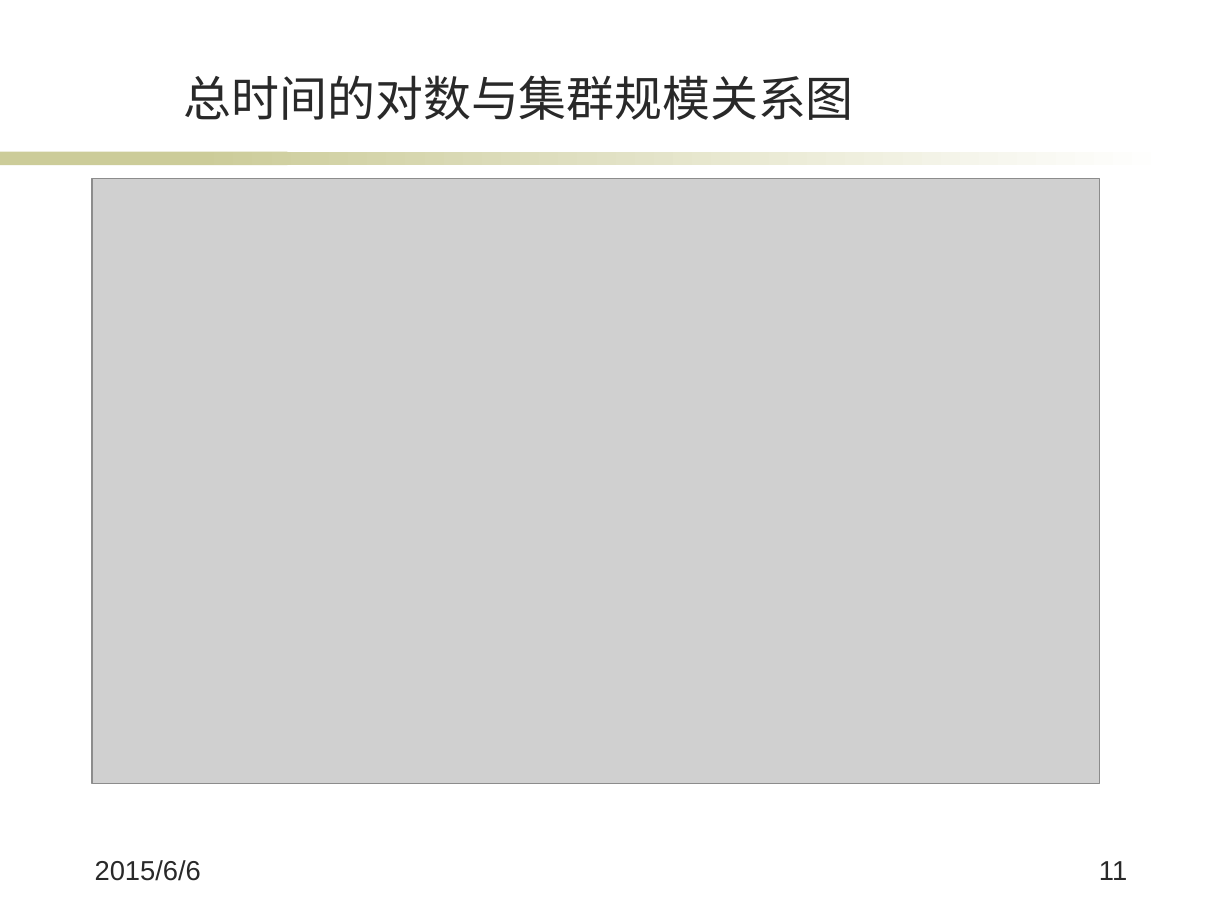
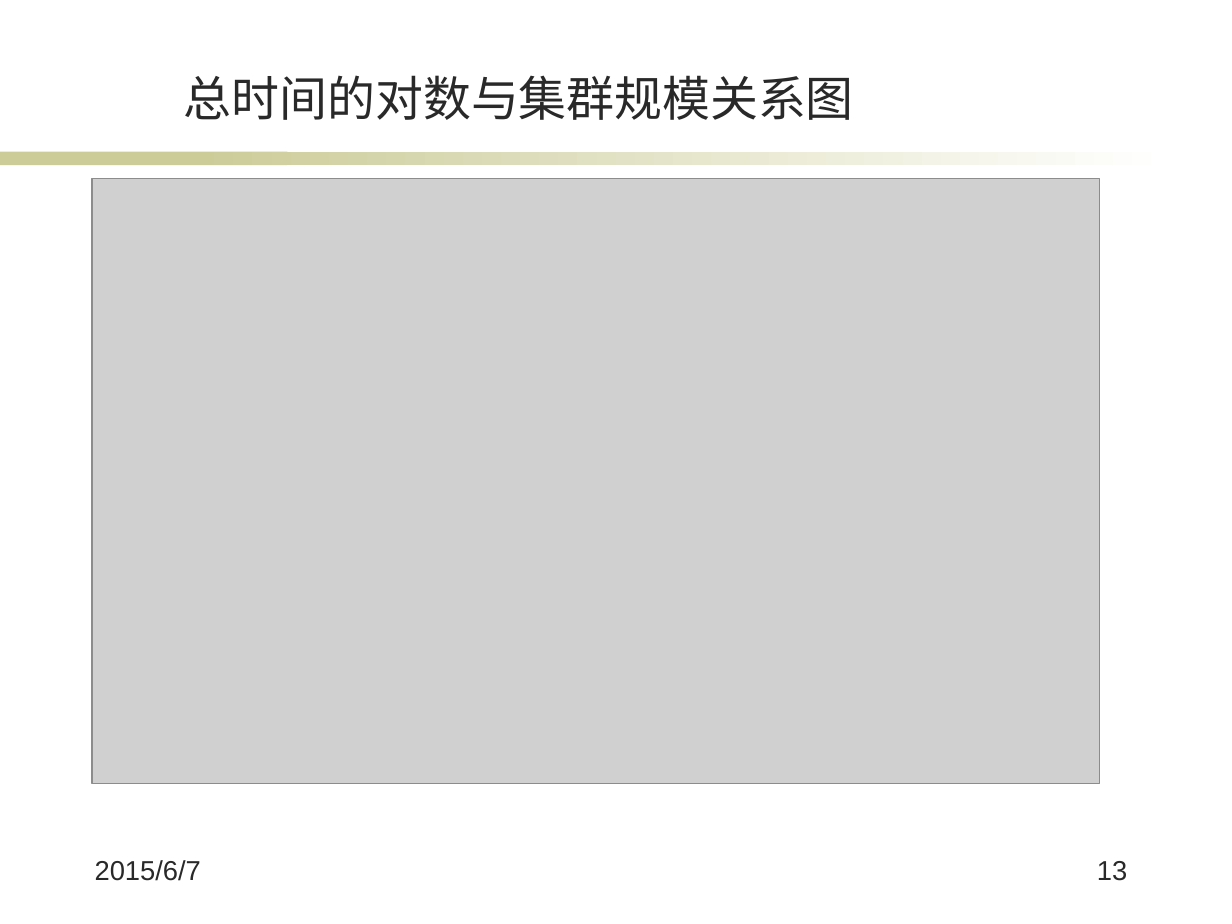
Before and after one commit to jiangxincode/thesis, a slide deck: slide 13 of 答辩.pptx (slide 11 before the commit). Drawn at 1232x924 pixels with LibreOffice and Linux fonts; fonts in the diff are those of the drawing; grey boxes stand for pictures; background and template pictures are left out. Boxes give left, top, right and bottom in pixels: in the first picture for what was removed or moved away, otherwise in the second. Text is boxed around its words. In the diff, an @@ line names an element or a change of style, - is before the commit and + after.

```diff
--- a/答辩.pptx
+++ b/答辩.pptx
@@ text at (95, 860, 201, 881): text changed @@
-2015/6/6
+2015/6/7
@@ page number at (1097, 861, 1127, 881): text changed @@
-11
+13
```
Also in this commit, not shown: 15 other slides changed, 2 slides added, 2 slides removed, 4 other files.
